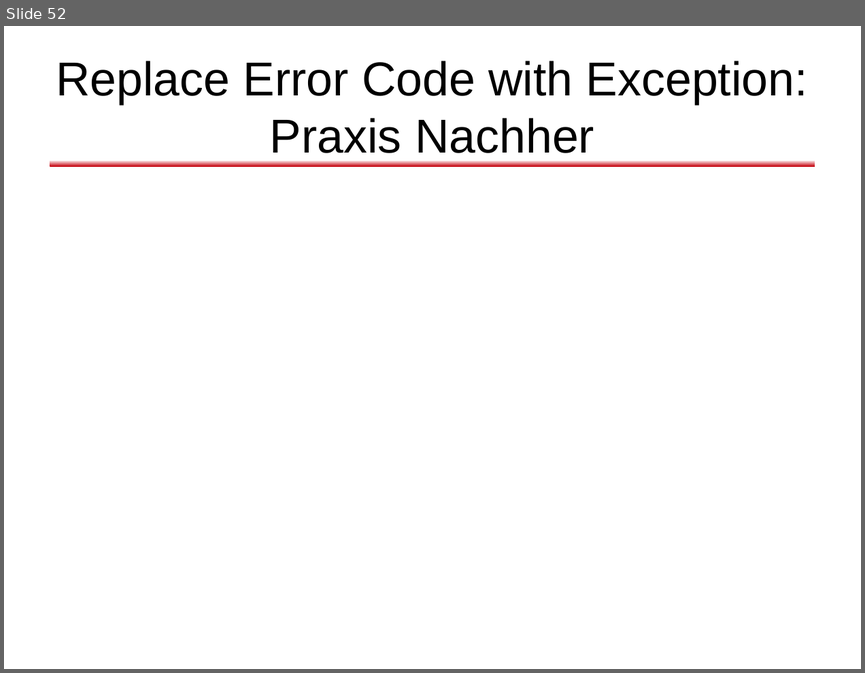
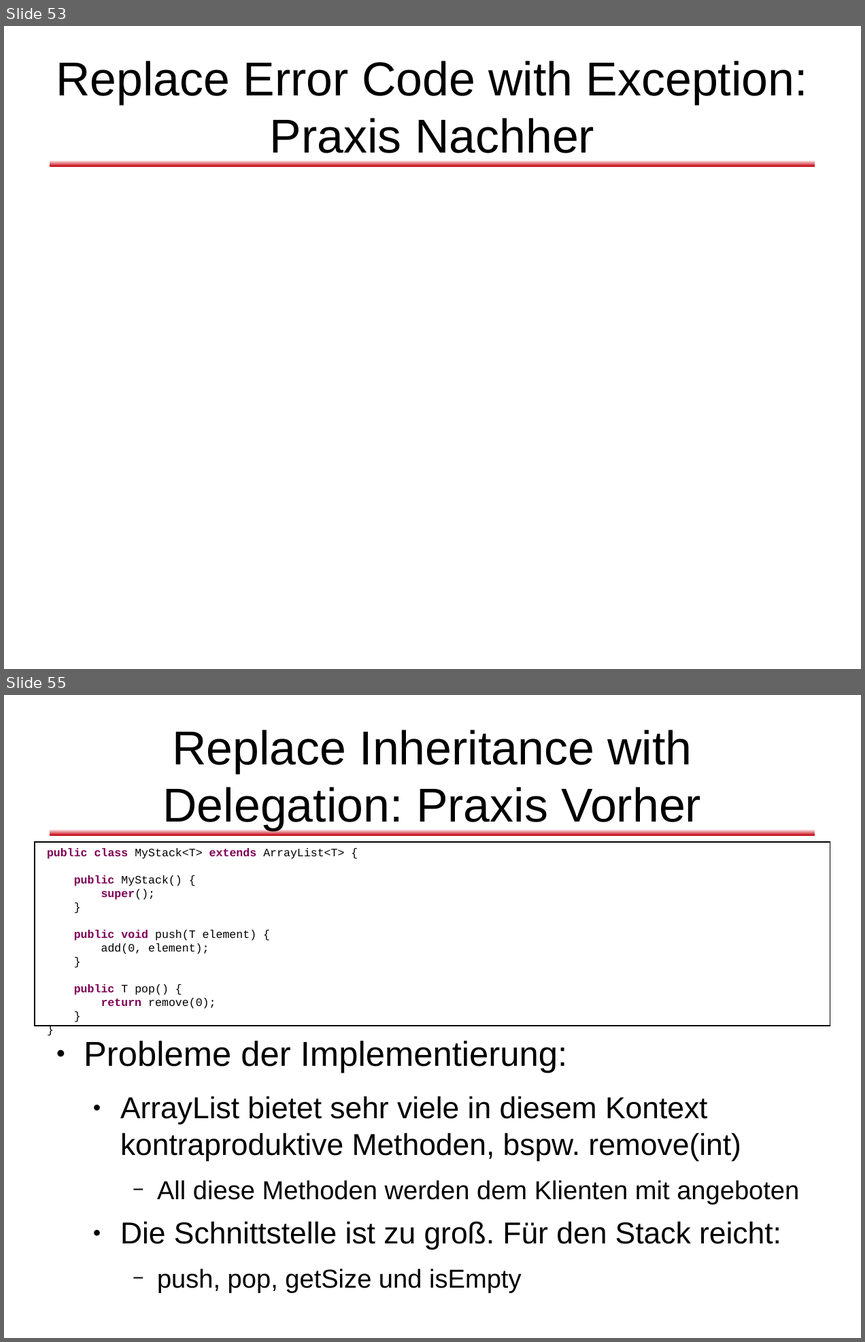
Before and after one commit to dlindner/vorlesung-se2-dhbw, a slide deck: added_2010/Refactoring (2010).odp. Shown one above the other, each under a label of ours: slide 52 before the commit, slides 53 and 55 after it; the slides between them are not shown. The pictures are 865x673 and 865x1342 pixels, drawn with LibreOffice and Linux fonts; fonts in the diff are those of the drawing; background and template pictures are left out. Boxes give left, top, right and bottom in pixels: in the first picture for what was removed or moved away, otherwise in the second. Text is boxed around its words. In the diff, an @@ line names an element or a change of style, - is before the commit and + after.

```diff
--- a/added_2010/Refactoring (2010).odp
+++ b/added_2010/Refactoring (2010).odp
@@ slide 55 added at [4, 695, 861, 1338], background #FFFFFF; not listed: 1 template element that a slide beside it also shows @@
@@ title added at [163, 730, 701, 830], 44 pt, text #000000 @@
+Replace Inheritance with Delegation: Praxis Vorher
@@ rectangle added at [35, 842, 830, 1025], fill #FFFFFF, outline #000000 0.74 pt @@
@@ text added at [47, 848, 344, 1008], 10.5 pt, text #000000 @@
+public class MyStack<T> extends ArrayList<T> {
+public MyStack() {
+super();
+}
+public void push(T element) {
+add(0, element);
+}
+public T pop() {
+return remove(0);
+}
+}
@@ text added at [84, 1040, 799, 1293], 28 pt, text #000000 @@
+● Probleme der Implementierung:
+  ● ArrayList bietet sehr viele in diesem Kontext kontraproduktive Methoden, bspw. remove(int)
+    − All diese Methoden werden dem Klienten mit angeboten
+  ● Die Schnittstelle ist zu groß. Für den Stack reicht:
+    − push, pop, getSize und isEmpty
@@ what was slide 52 is now slide 53 @@
```
Also in this commit, not shown: 4 slides changed, 4 other slides added, 3 slides removed.
